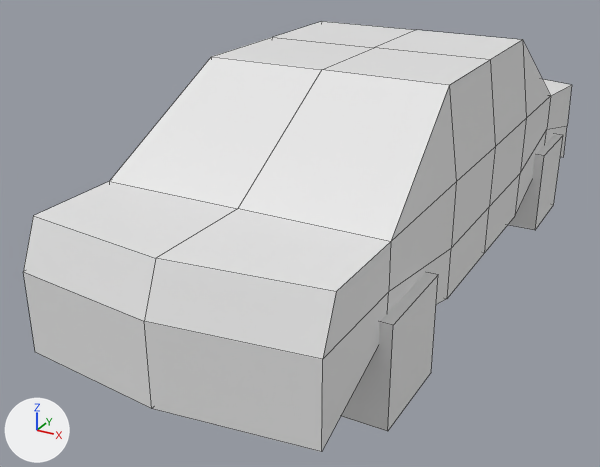
The FBX model BlenderModels/Sedan.fbx, before and after one commit.
One viewpoint serves both versions: a 50 mm camera at (2.97, -6.74, 3.52) aimed at (-0.49, -0.45, 0.37). The axes (+X, +Y, +Z) are drawn at lower left. The lights are the same throughout. Mesh edges are drawn as thin lines. Where no turn or scale is listed for an object, it has been applied to the vertices.

Objects in the first picture: 'Sedan'.
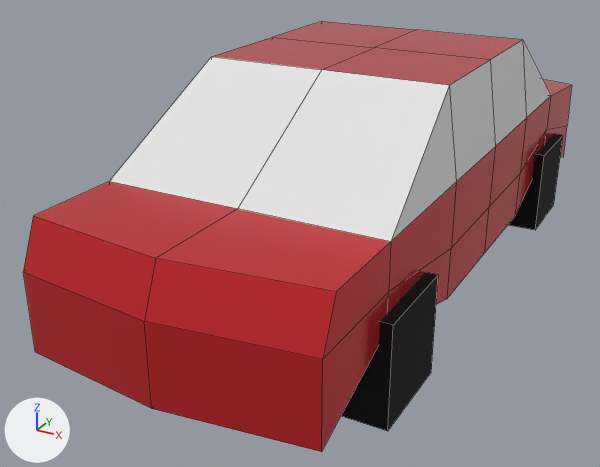
The newer file is also turned or shifted as a whole; pictures and numbers use the older file's frame.

Edits to the scene script, one JSON object a line:
```json
{"op": "set", "path": "mat_body.base_color", "old": "(0.8, 0.8, 0.8)", "new": "(0.801, 0.0349, 0.0416)", "note": "white #e7e7e7 -> red #e73439"}
{"op": "set", "path": "mat_body.metallic", "old": "0.0", "new": "0.6"}
{"op": "set", "path": "mat_body.roughness", "old": "0.5", "new": "0.2"}
{"op": "add", "block": "mat_window", "code": ["mat_window = principled_material('Window')", "mat_window.base_color = (0.8, 0.8, 0.8)  # white #e7e7e7", "mat_window.roughness = 0.0"]}
{"op": "add", "block": "mat_tires", "code": ["mat_tires = principled_material('Tires')", "mat_tires.base_color = (0.0, 0.0, 0.0)  # black #000000", "mat_tires.roughness = 1.0"]}
{"block": "me_cube_001", "where": "me_cube_001.from_pydata(...)  # 96 vertices, 88 faces; spans x -1.25..1.25, y -3.31..3.6, z 0.0..2.08"}
{"block": "me_cube_001", "where": "# used by ob_sedan; location = (0.0, 0.0, 0.0)"}
{"block": "me_cube_001", "change": "me_cube_001 part 1: all 24 faces that had it switch from mat_tire (white #e7e7e7) to mat_tires (black #000000)"}
{"op": "remove", "block": "me_cube_001", "code": "me_cube_001.materials.append(mat_glass)  # white #e7e7e7"}
{"op": "add", "block": "me_cube_001", "code": "me_cube_001.materials.append(mat_window)  # white #e7e7e7"}
```

What differs and where, as boxes (x1, y1, x2, y2) in the pictures (600 x 467 px):
```json
{"object": "Sedan", "change": "recoloured, surface changed", "before": [23, 21, 572, 452], "after": [23, 21, 572, 452], "on screen": "white to red"}
{"part": 1, "of": "me_cube_001", "change": "recoloured", "before": [341, 134, 563, 431], "after": [341, 134, 563, 431], "on screen": "white to black"}
```
